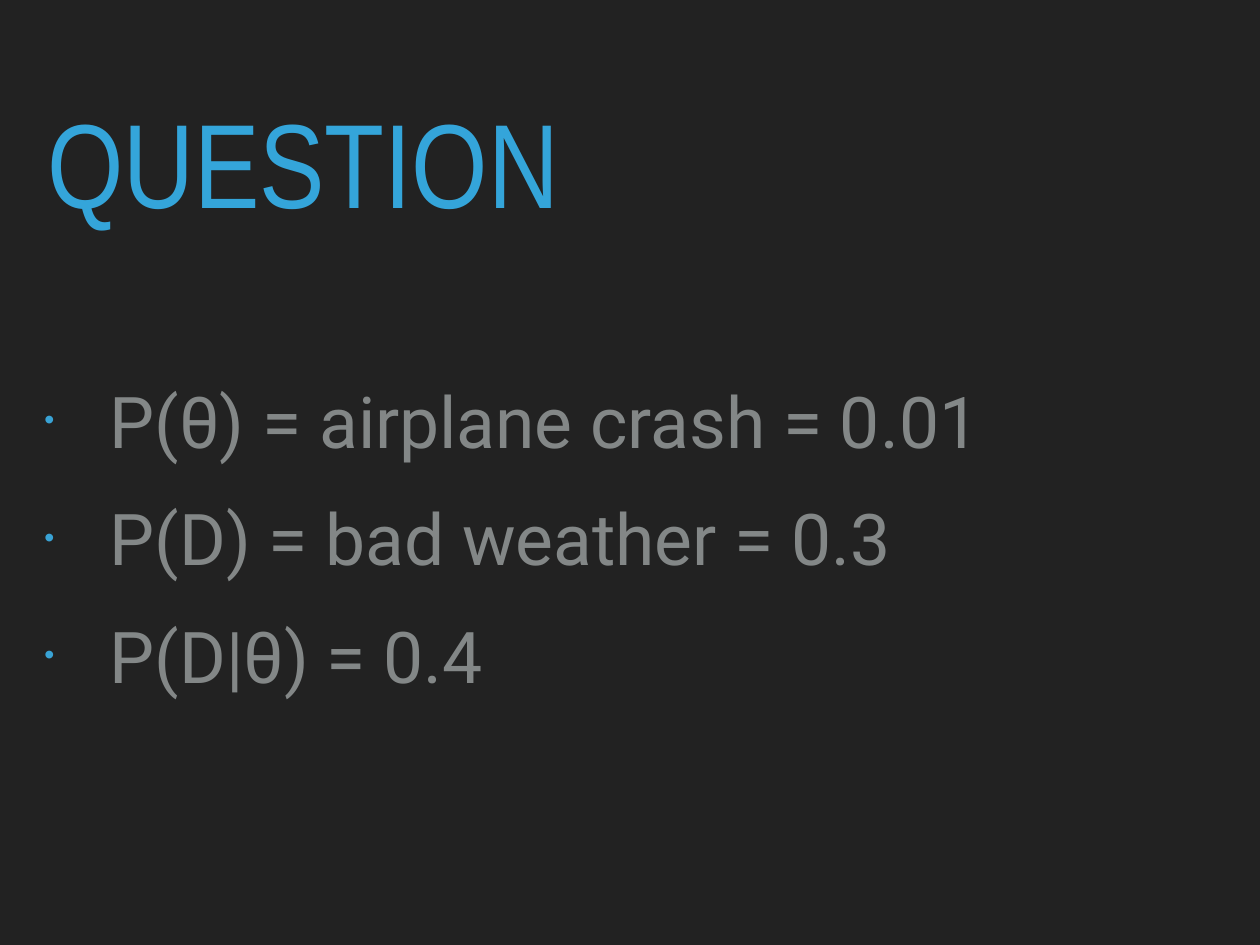
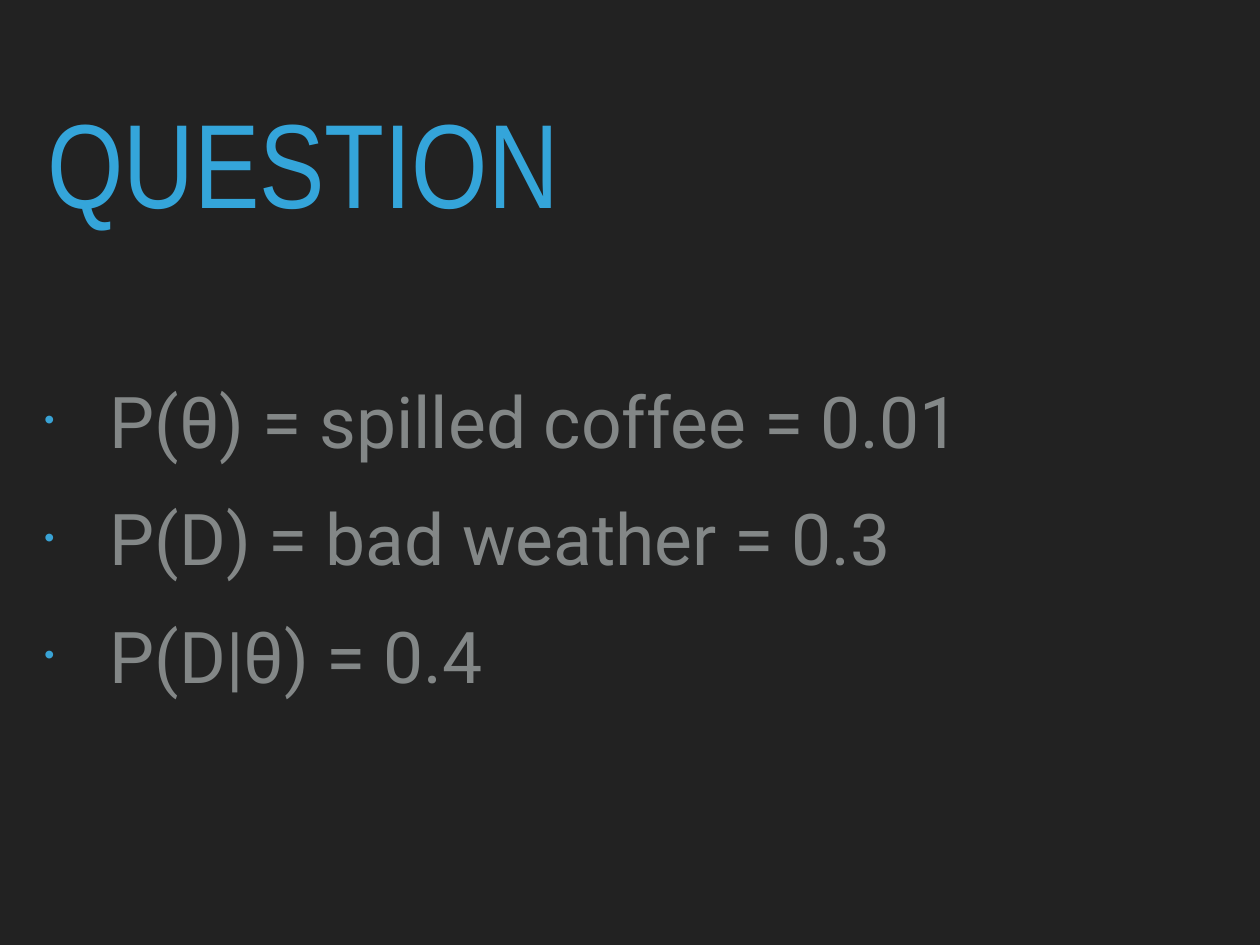
Before and after one commit to patricks1/noble-machine-learning, a slide deck: slide 8 of Session5/Session5_Slides.pptx. Drawn at 1260x945 pixels with LibreOffice and Linux fonts; fonts in the diff are those of the drawing. Boxes give left, top, right and bottom in pixels: in the first picture for what was removed or moved away, otherwise in the second. Text is boxed around its words. In the diff, an @@ line names an element or a change of style, - is before the commit and + after.

Commit message:
slide update

```diff
--- a/Session5/Session5_Slides.pptx
+++ b/Session5/Session5_Slides.pptx
@@ text at <box>110,391,960,464</box>: text changed @@
-• P(θ) = airplane crash = 0.01
+• P(θ) = spilled coffee = 0.01
```
